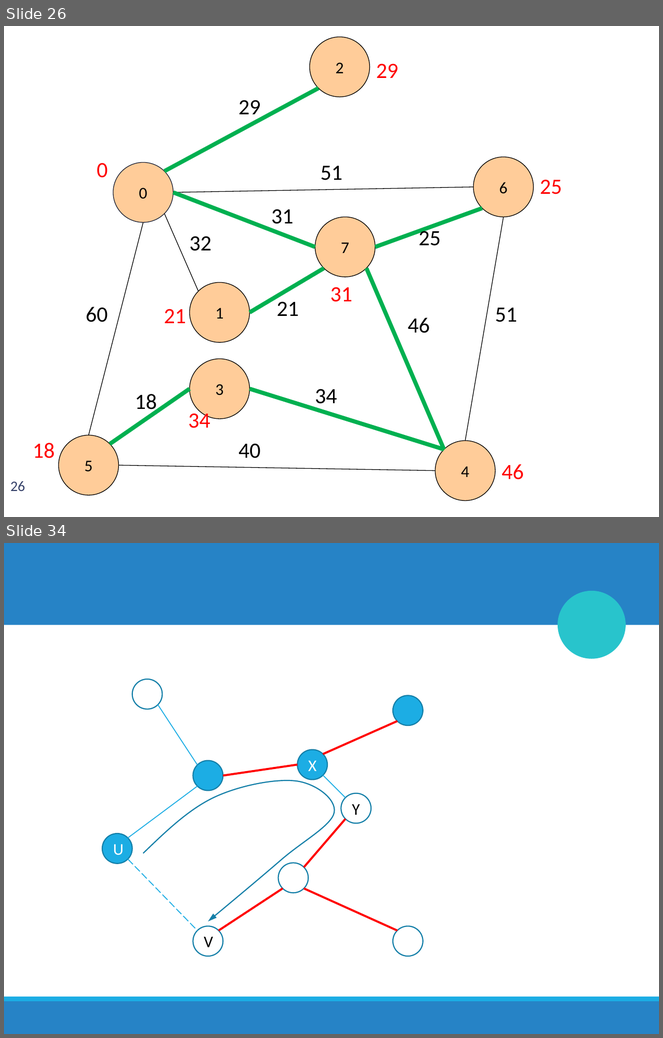
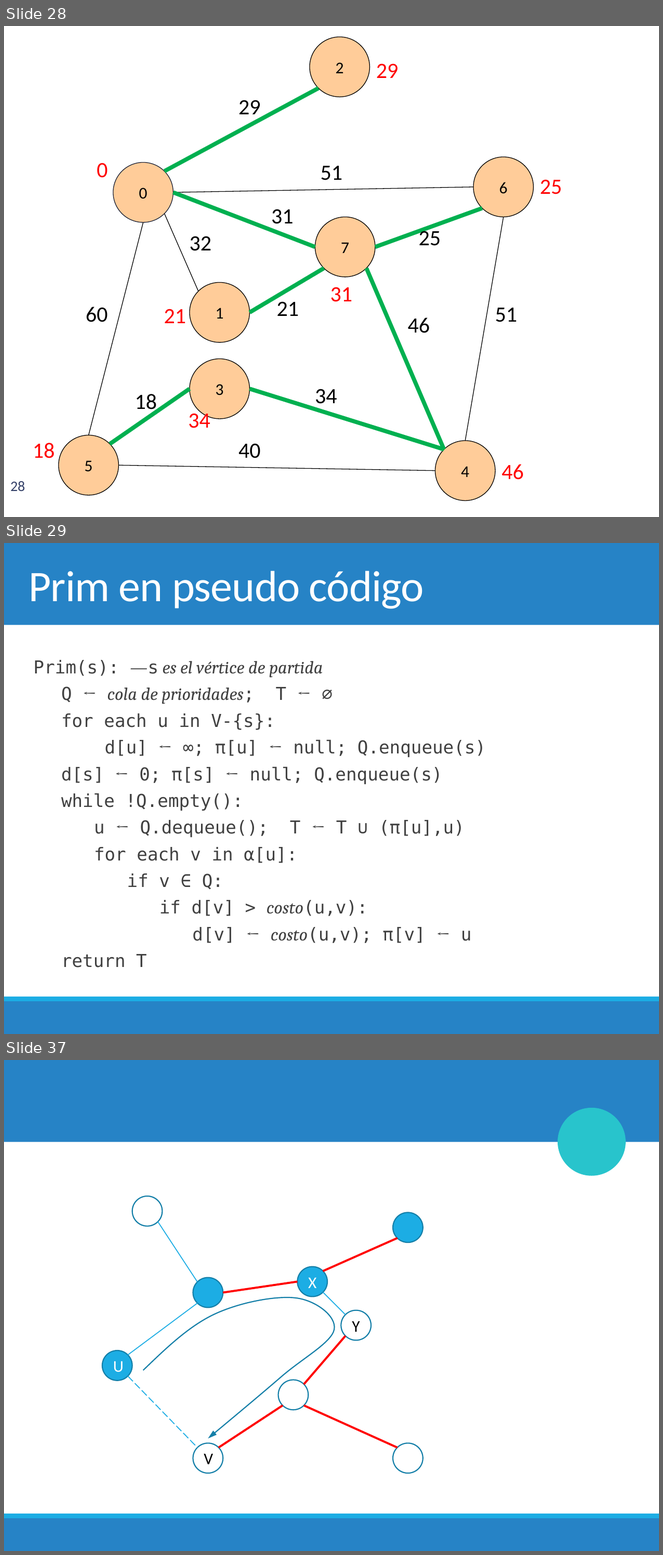
Before and after one commit to chris-carstens/2020-2, a slide deck: Clases/17 - Prim/17. Prim & Algoritmos Codiciosos.pptx. Shown one above the other, each under a label of ours: slides 26 and 34 before the commit, slides 28, 29 and 37 after it; the slides between them are not shown. The pictures are 663x1038 and 663x1555 pixels, drawn with LibreOffice and Linux fonts; fonts in the diff are those of the drawing; background and template pictures are left out. Boxes give left, top, right and bottom in pixels: in the first picture for what was removed or moved away, otherwise in the second. Text is boxed around its words. In the diff, an @@ line names an element or a change of style, - is before the commit and + after.

```diff
--- a/Clases/17 - Prim/17. Prim & Algoritmos Codiciosos.pptx
+++ b/Clases/17 - Prim/17. Prim & Algoritmos Codiciosos.pptx
@@ slide 29 added at bbox=[4, 543, 659, 1034], background #FFFFFF; not listed: 3 template elements that a slide beside it also shows @@
@@ title added at bbox=[28, 571, 424, 609], 48 pt, text #FFFFFF @@
+Prim en pseudo código
@@ text added at bbox=[34, 660, 486, 968], 19.6 pt, text #404040 @@
+  Prim(s): —s es el vértice de partida
+  Q ← cola de prioridades; T ← ∅
+  for each u in V-{s}:
+  d[u] ← ∞; π[u] ← null; Q.enqueue(s)
+  d[s] ← 0; π[s] ← null; Q.enqueue(s)
+  while !Q.empty():
+  u ← Q.dequeue(); T ← T ∪ (π[u],u)
+  for each v in α[u]:
+  if v ∈ Q:
+  if d[v] > costo(u,v):
+  d[v] ← costo(u,v); π[v] ← u
+  return T
@@ what was slide 26 is now slide 28 @@
@@ page number at bbox=[10, 482, 25, 491]: text changed @@
-26
+28
@@ what was slide 34 is now slide 37 @@
```
Also in this commit, not shown: 8 slides changed, 3 other slides added, 1 slide removed, 3 other files.
